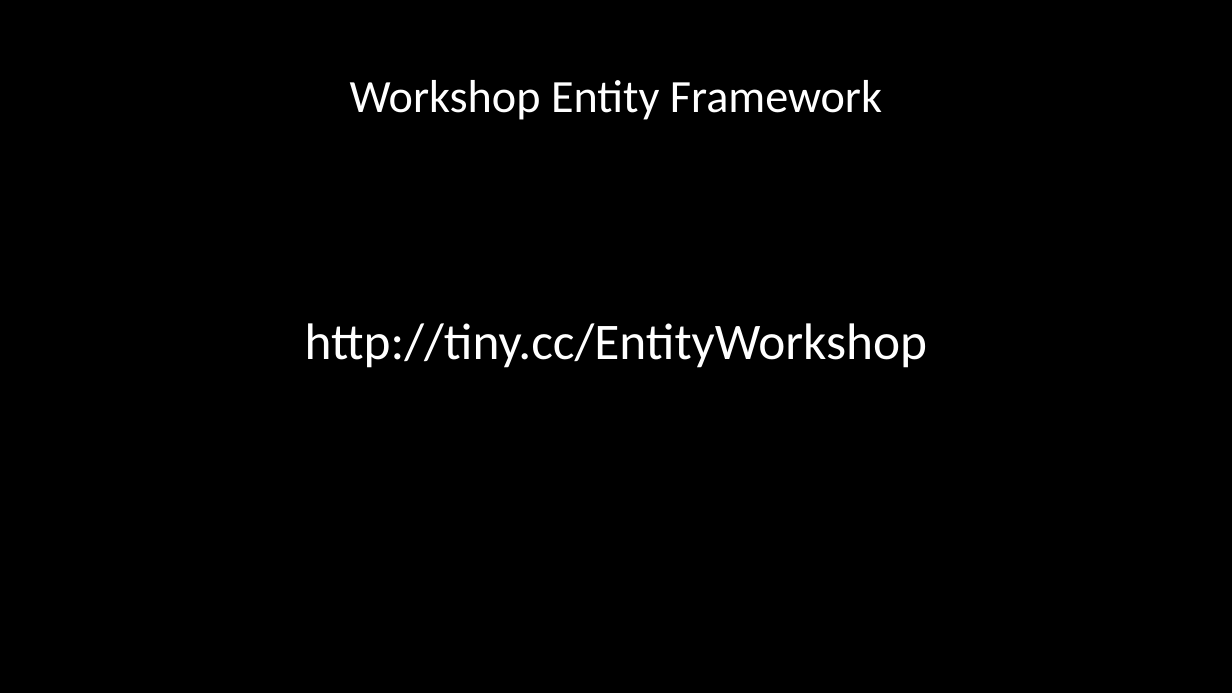
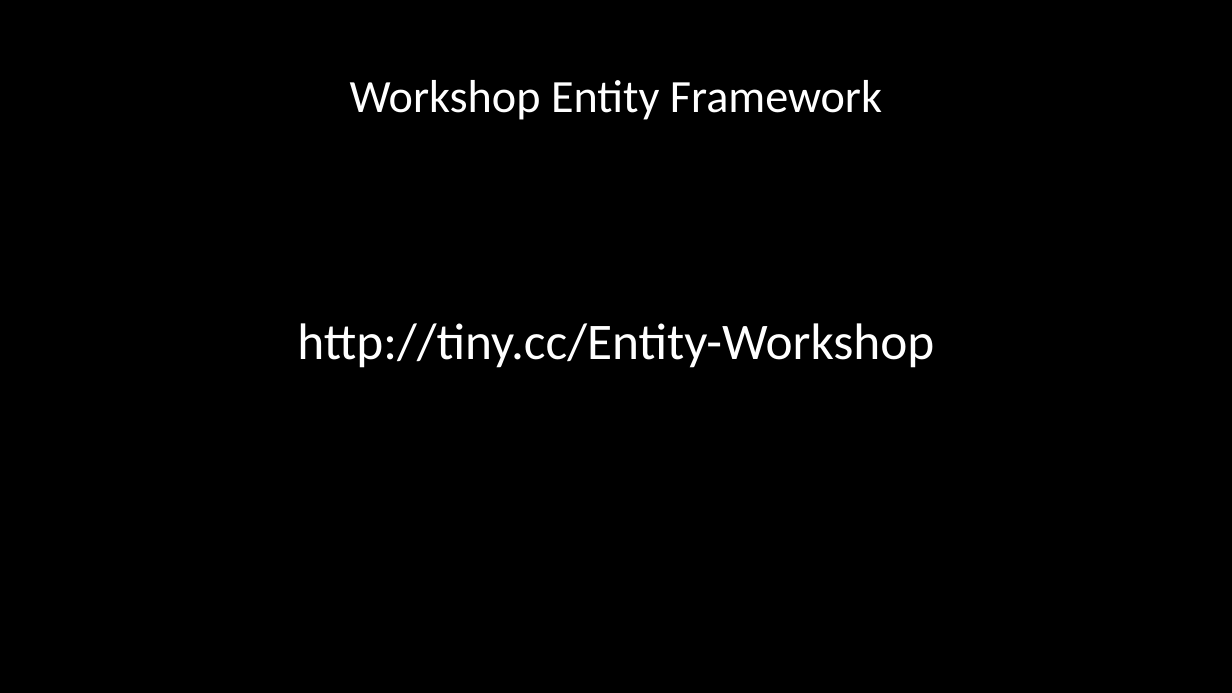
Before and after one commit to RandyGrouls/nots-wapp-workshop, a slide deck: slide 8 of slides/Framework_presentatie.pptx. Drawn at 1232x693 pixels with LibreOffice and Linux fonts; fonts in the diff are those of the drawing; background and template pictures are left out. Boxes give left, top, right and bottom in pixels: in the first picture for what was removed or moved away, otherwise in the second. Text is boxed around its words. In the diff, an @@ line names an element or a change of style, - is before the commit and + after.

```diff
--- a/slides/Framework_presentatie.pptx
+++ b/slides/Framework_presentatie.pptx
@@ text at (297,323,934,368): text changed @@
-http://tiny.cc/EntityWorkshop
+http://tiny.cc/Entity-Workshop
```
Also in this commit, not shown: 2 other slides changed, 1 other file.
